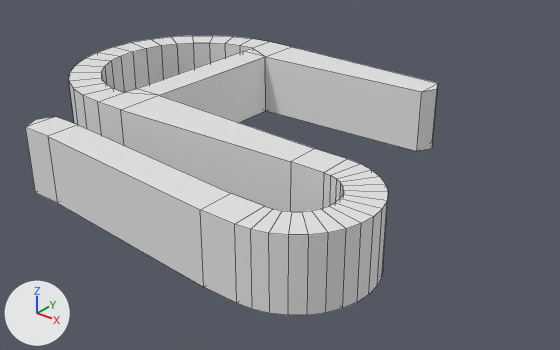
One commit to the Blender file kitchen/spoon.blend: the scene before it, then after it.
Both versions are drawn from a camera (50 mm lens) standing at (72.4, -29.9, 20.1) and looking at (46.2, 2.9, -0.2). Lighting does not change. The marker at lower left points along +X, +Y and +Z. Mesh edges are drawn as thin lines.

Objects in the first picture: 'Clip.001a'.
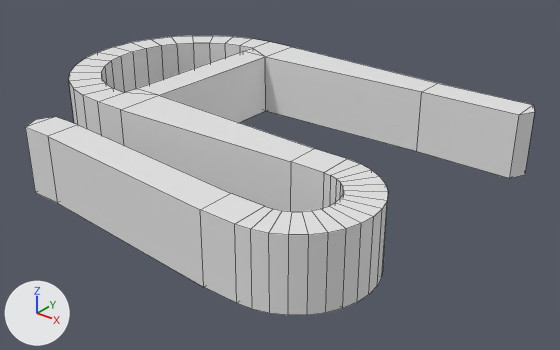
Commit message: extend far side to top of clip

Boxes (x1, y1, x2, y2) around the edits, measured in the pictures (560 x 350 px):
'Clip.001a', reshaped (23% wider): before (25, 36, 438, 315); after (25, 36, 535, 315)
part 1 of me_cube_003, built on: before (417, 83, 438, 151); after (417, 83, 535, 178)

The edits, one by one:
me_cube_003 is used by ob_clip_001a; location (54.1, -7.92, 2.0); rotation (0.0, 1.571, 0.0), in degrees (0, 90, 0); scale (2.0, 1.0, 1.0).
me_cube_003 had 172 vertices, 176 faces and spanned x -1.0..1.0, y -0.9..21.0, z -25.0..3.2.
me_cube_003 now has 176 vertices, 180 faces and spans x -1.0..1.0, y -0.9..21.0, z -25.0..3.7.
Part 1, on me_cube_003:
2 vertices are removed from x -1.0..1.0, y 19.5, z -2.5.
4 faces are deleted.
6 vertices are added at (1.0, 18.5, 3.2), (-1.0, 18.5, 3.2), (1.0, 20.5, 3.2), (-1.0, 20.5, 3.2), (-1.0, 19.5, 3.7), (1.0, 19.5, 3.7).
8 new faces join them.
